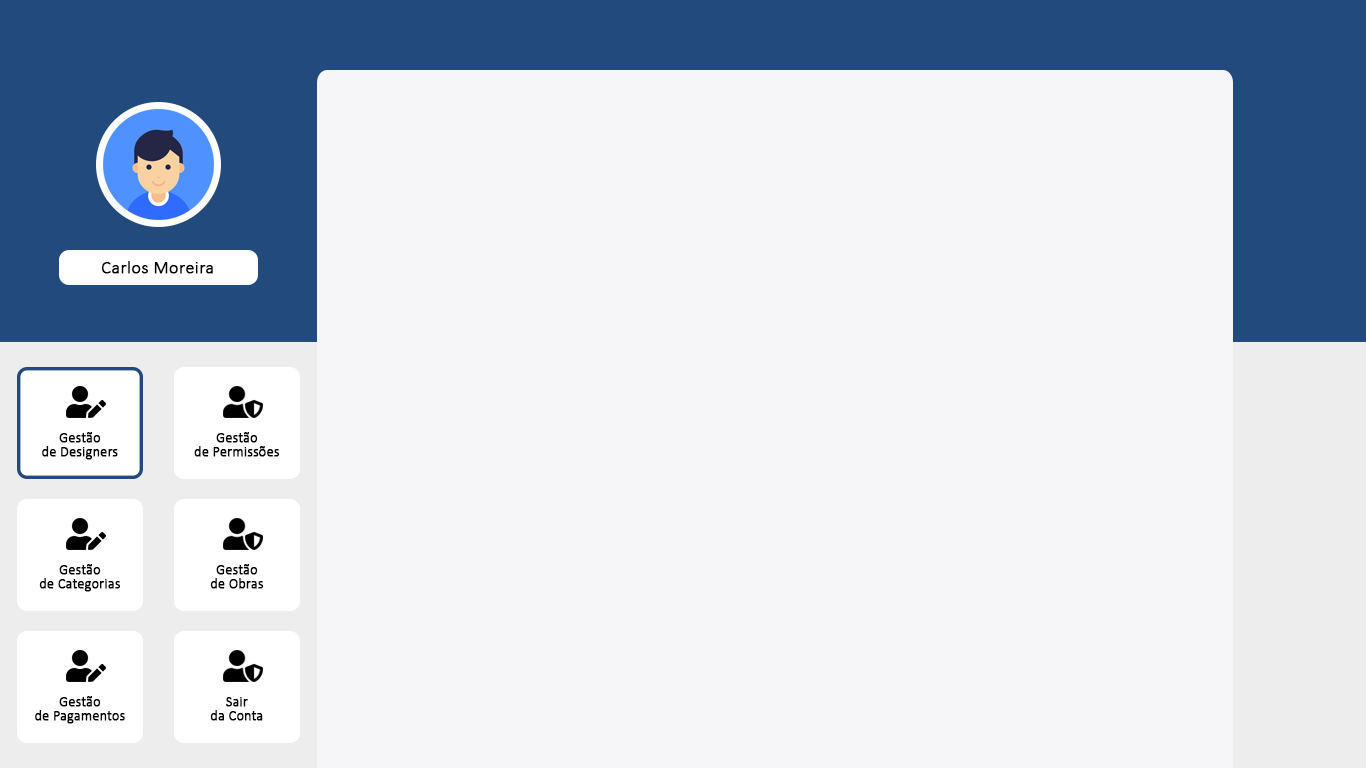
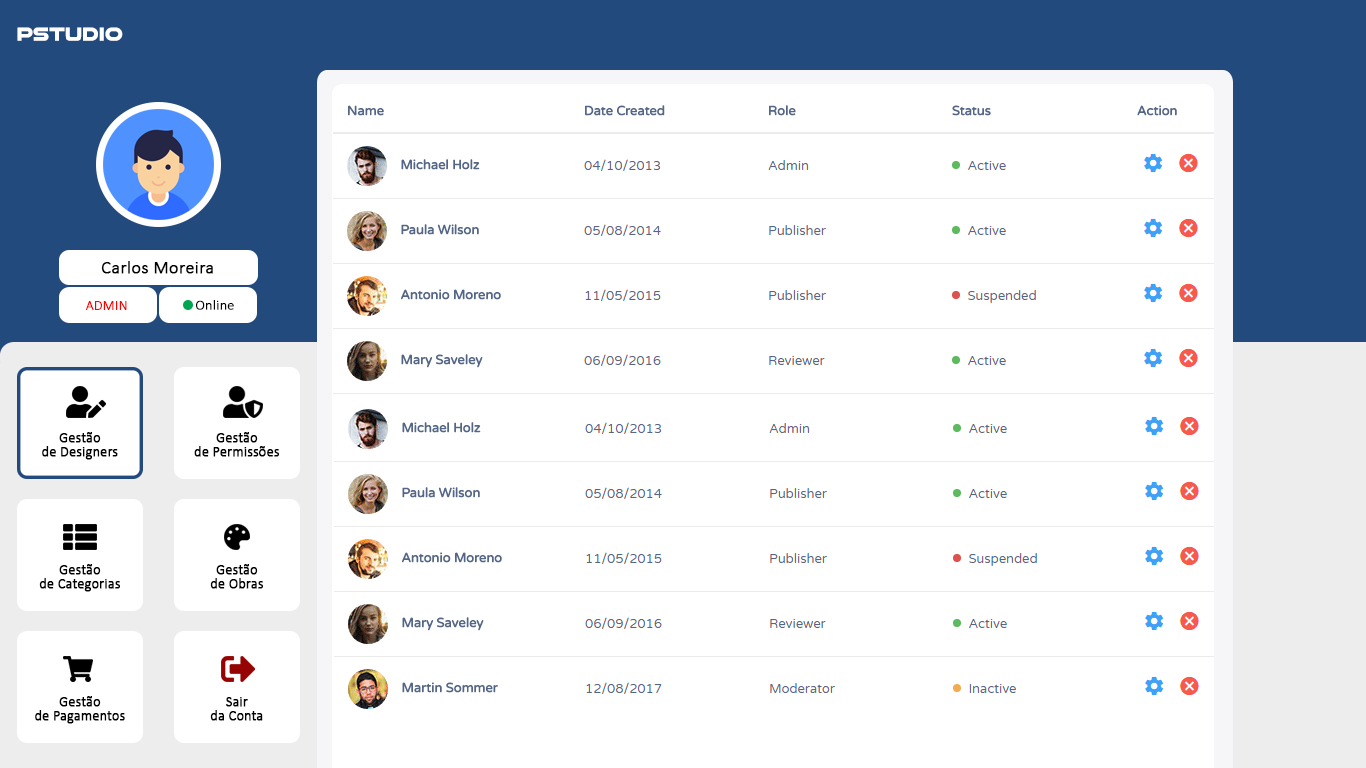
Comparing the layer stacks of the two 1366px x 768px images. Changes:
added layer "Camada 3" above "Retângulo Arredondado 3" over [0, 342, 14, 364]
added group "Designers Mang." with 3 layers above "Camada 2" over [348, 105, 674, 116]
added layer "Camada 2" above "Retângulo Arredondado 1" over [333, 84, 1214, 730]
added layer "Retângulo Arredondado 1" above "Nav" over [332, 84, 1214, 768]
added group "Nav" with 1 layers above "Side Bar" over [17, 27, 123, 41]
added layer "Pstudio" in group "Nav" over [17, 27, 123, 41]
painted on "Image" (3rd of 6, in "Side Bar" › "Button3 - Gestão Designers cópia") over [63, 518, 106, 550]
painted on "Image" (4th of 6, in "Side Bar" › "Button3 - Gestão Permissões cópia") over [223, 518, 263, 550]
painted on "Image" (5th of 6, in "Side Bar" › "Button5 - Gestão Designers cópia 2") over [63, 650, 106, 682]
painted on "Image" (6th of 6, in "Side Bar" › "Button6 - Gestão Permissões cópia 2") over [221, 650, 263, 682]
added layer "Online" in group "Profile" over [196, 300, 234, 310]
added layer "Elipse 1" in group "Profile" over [183, 300, 193, 310]
added layer "ADMIN" in group "Profile" over [86, 301, 127, 310]
added layer "Retângulo Arredondado 2 cópia" in group "Profile" over [159, 287, 257, 323]
added layer "Retângulo Arredondado 2" in group "Profile" over [59, 287, 157, 323]
